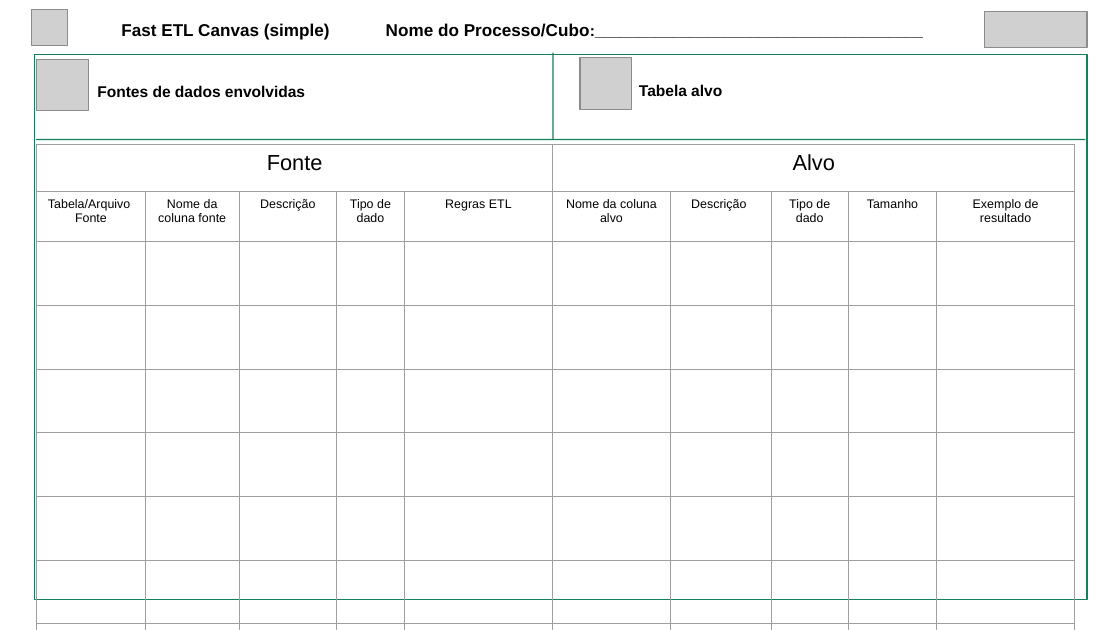
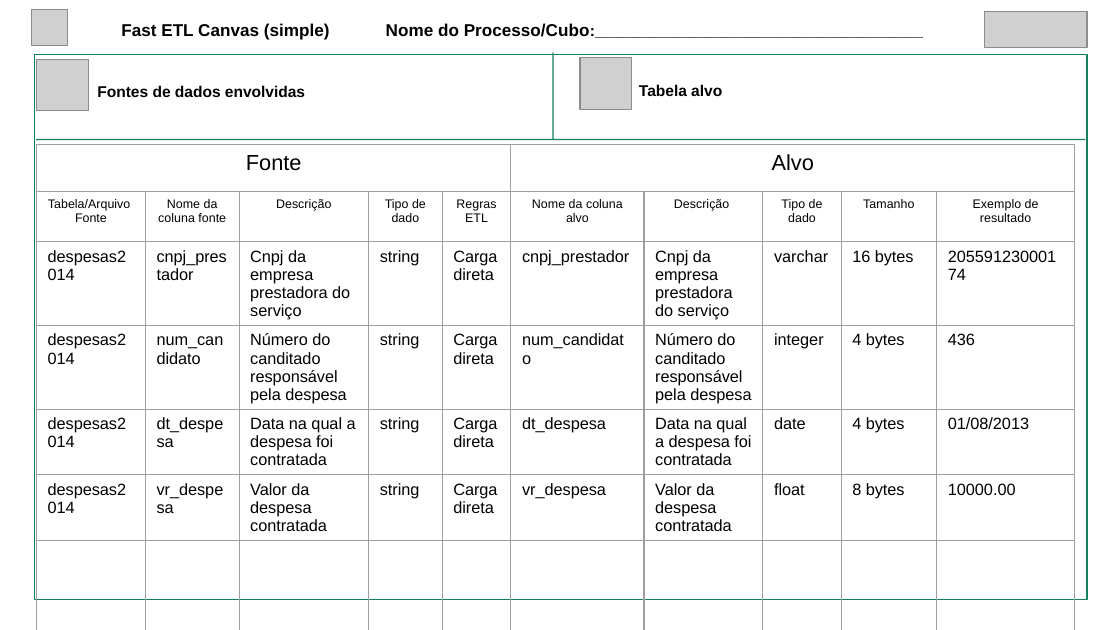
Before and after one commit to pauloricardo50/Trabalho-Banco-de-Dados-II, a slide deck: slide 1 of ETL Canvas.odp. Drawn at 1120x630 pixels with LibreOffice and Linux fonts; fonts in the diff are those of the drawing; grey boxes stand for pictures. Boxes give left, top, right and bottom in pixels: in the first picture for what was removed or moved away, otherwise in the second. Text is boxed around its words. In the diff, an @@ line names an element or a change of style, - is before the commit and + after.

```diff
--- a/ETL Canvas.odp
+++ b/ETL Canvas.odp
@@ table at bbox=[37, 144, 1075, 630] @@
+row 3: despesas2014 | cnpj_prestador | Cnpj da empresa prestadora do serviço | string | Carga direta | cnpj_prestador | Cnpj da empresa prestadora do serviço | varchar | 16 bytes | 20559123000174
+row 4: despesas2014 | num_candidato | Número do canditado responsável pela despesa | string | Carga direta | num_candidato | Número do canditado responsável pela despesa | integer | 4 bytes | 436
+row 5: despesas2014 | dt_despesa | Data na qual a despesa foi contratada | string | Carga direta | dt_despesa | Data na qual a despesa foi contratada | date | 4 bytes | 01/08/2013
+row 6: despesas2014 | vr_despesa | Valor da despesa contratada | string | Carga direta | vr_despesa | Valor da despesa contratada | float | 8 bytes | 10000.00
-row 6:  |  |  |  |  |  |  |  |  | 
-row 7:  |  |  |  |  |  |  |  |  | 
-row 8:  |  |  |  |  |  |  |  |  | 
-row 9:  |  |  |  |  |  |  |  |  | 
```
Also in this commit, not shown: 1 slide added, 2 other files.
